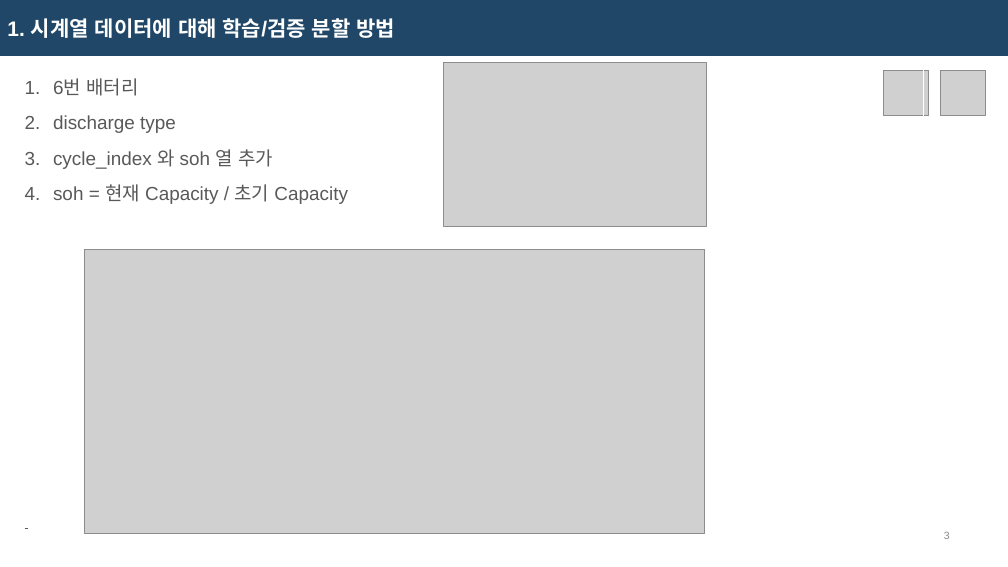
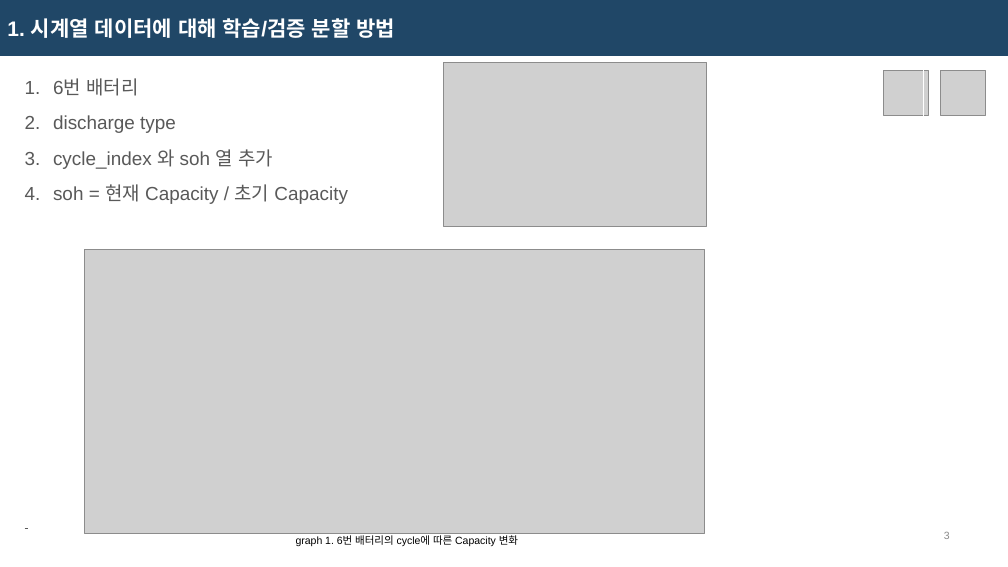
Before and after one commit to dae-hany/Battery_ESS_Projet, a slide deck: slide 3 of ppt/251112_최대한.pptx. Drawn at 1008x567 pixels with LibreOffice and Linux fonts; fonts in the diff are those of the drawing; grey boxes stand for pictures. Boxes give left, top, right and bottom in pixels: in the first picture for what was removed or moved away, otherwise in the second. Text is boxed around its words. In the diff, an @@ line names an element or a change of style, - is before the commit and + after.

```diff
--- a/ppt/251112_최대한.pptx
+++ b/ppt/251112_최대한.pptx
@@ text added at [296,533,518,546], 10 pt, text #000000 @@
+graph 1. 6번 배터리의 cycle에 따른 Capacity 변화
```
Also in this commit, not shown: 9 other slides changed.
